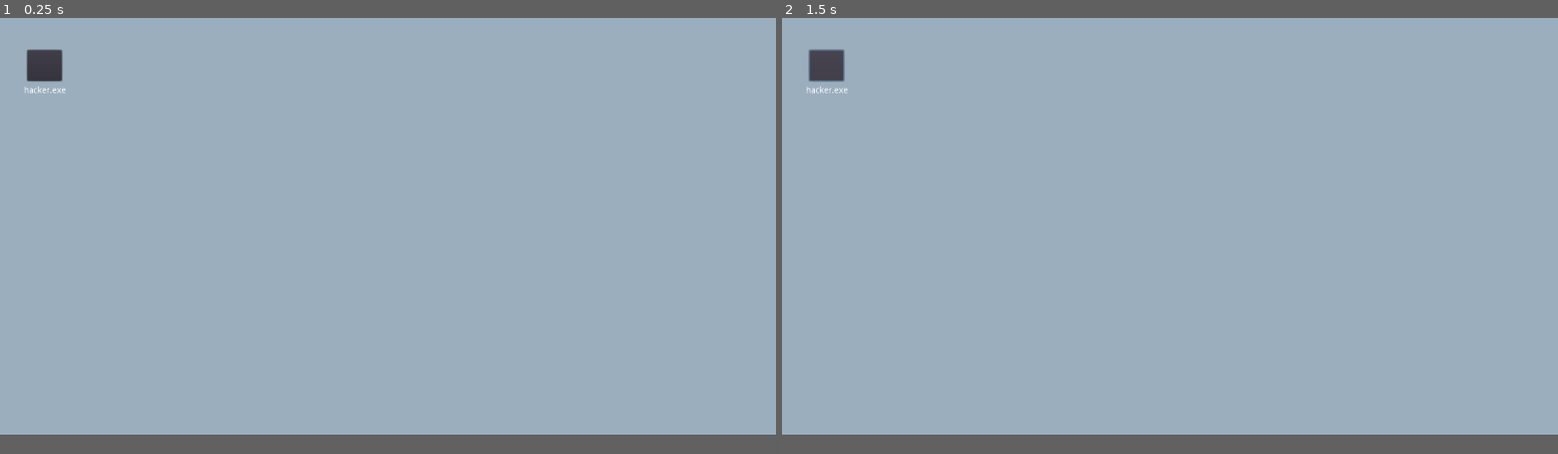
Above: before the commit, frames 1-2 (left to right).
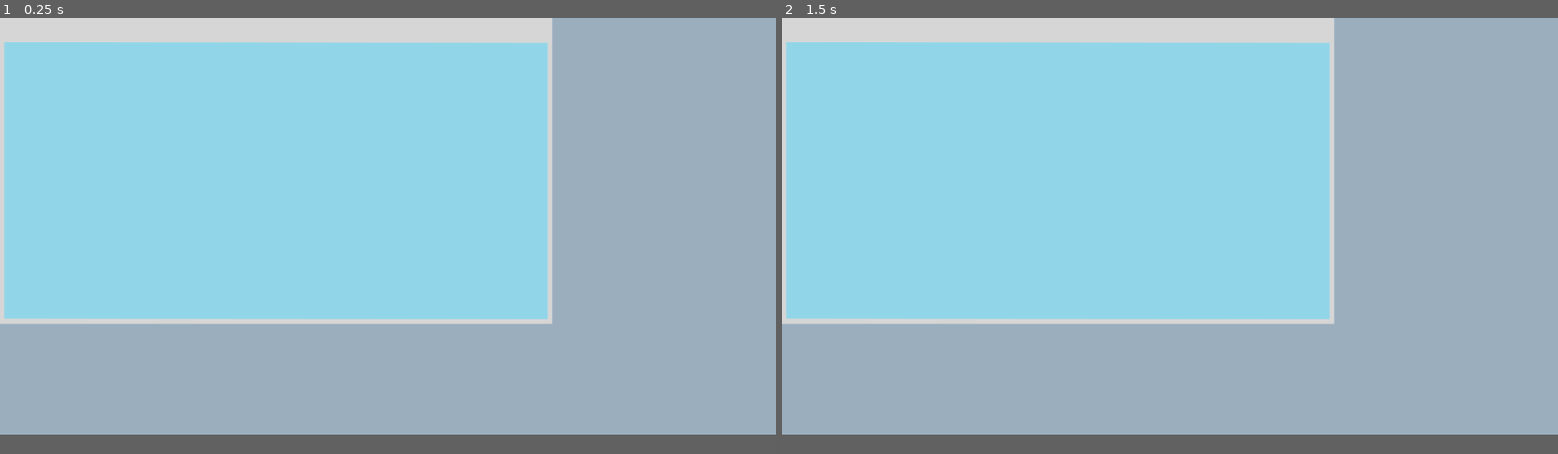
Above: after the commit, the same moments.

Repository: famellad/hackerpal95ggj
Game: Godot game, scene res://data/game/Menu.tscn
Two runs of this game, one before a commit and one after it. Both use one fixed random seed, a clock stepped at 60 frames per second and the inputs below.
Inputs:
- Up to frame 1 (0.25 s): no input
- Up to frame 2 (1.5 s): click "hacker.exe" at 0.5 s; tap Enter at 1.25 s; hold Right (ui_right) from 1.28 s (still down)

The runs differ from the first frame. In frame 1, 50% of the frame differs, in the area x 0-72%, y 0-71%; in frame 2, 50%.

Commit message:
Asset de ventana para hackerexe
Placeholder

Diff:
--- a/Hackerpal95/data/game/hackerexe/Hackerexe.tscn
+++ b/Hackerpal95/data/game/hackerexe/Hackerexe.tscn
@@ -1,3 +1,11 @@
-[gd_scene format=2]
+[gd_scene load_steps=2 format=2]
 
-[node name="Game" type="Node"]
+[ext_resource path="res://data/game/hackerexe/ventana.png" type="Texture" id=1]
+
+[node name="Game" type="Node" index="0"]
+
+[node name="Ventana" type="Sprite" parent="." index="0"]
+
+texture = ExtResource( 1 )
+centered = false
+_sections_unfolded = [ "Offset", "Transform" ]
Binary file added: Hackerpal95/data/game/hackerexe/ventana.png
Not shown, added: Hackerpal95/data/game/hackerexe/ventana.png.import
